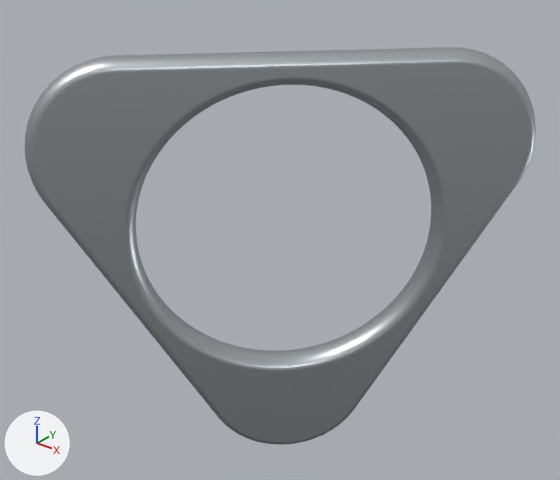
The glTF model app/public/models/hero.glb, before and after one commit.
Rendered twice from a 50 mm lens placed at (93.6, -119.5, 80.7), pointed at (-3.0, 1.2, 5.8). Arrows for +X, +Y and +Z are at lower left; the lights stay in place.
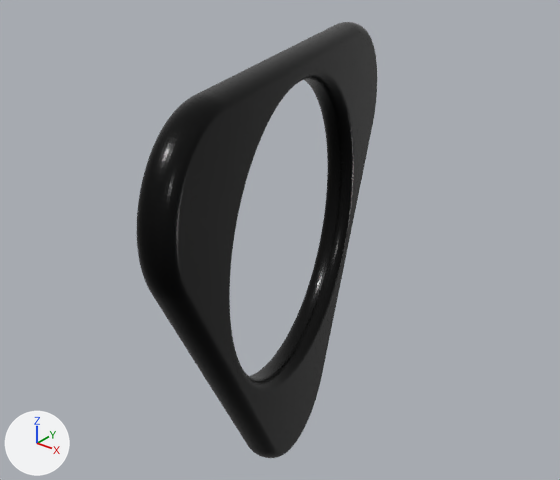
Commit message: feat: add HeroModel component and hero page with 3D model

ob_node_0 is not drawn itself; it is the parent of ob_node_1.

The change, as a diff of the scene's bpy script:
```diff
--- a/app/public/models/hero.glb.py
+++ b/app/public/models/hero.glb.py
@@ mat_material_0 @@
 mat_material_0 = principled_material('Material_0')
-mat_material_0.base_color = (0.558, 0.591, 0.617)  # light grey #c5cace
+mat_material_0.base_color = (0.0176, 0.0176, 0.0176)  # black #242424
 mat_material_0.metallic = 1.0
-mat_material_0.roughness = 0.4
+mat_material_0.roughness = 0.25
@@ ob_node_0 @@
 ob_node_0.location = (0.0, 0.0, 0.0)
+ob_node_0.rotation_euler = (0.0, 0.0, 1.047)  # degrees (0, 0, 60)
```

Where the change shows, as pixel boxes (x1, y1, x2, y2) in the pictures (560 x 480 px):
'Mesh_0', recoloured, surface changed, turned (grey to black)
    before: (25, 47, 536, 445)
    after: (137, 22, 377, 458)
